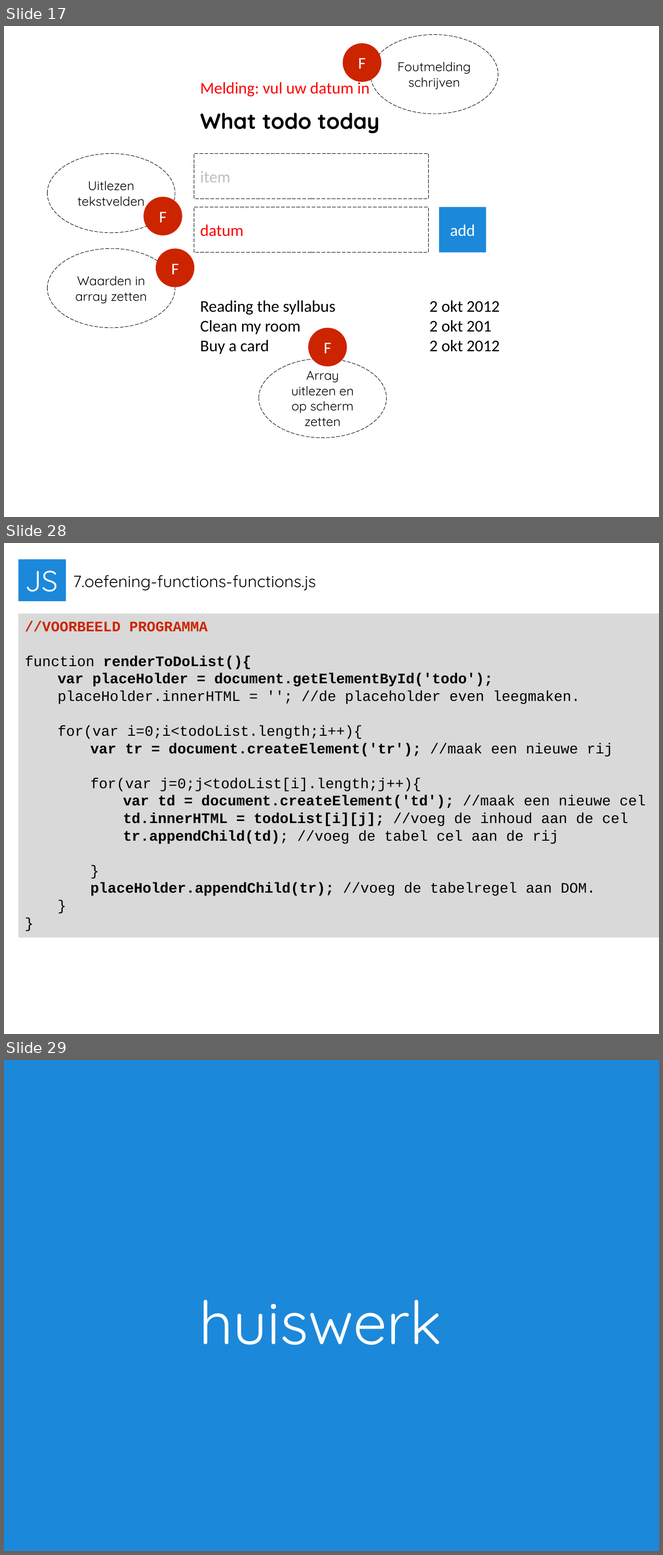
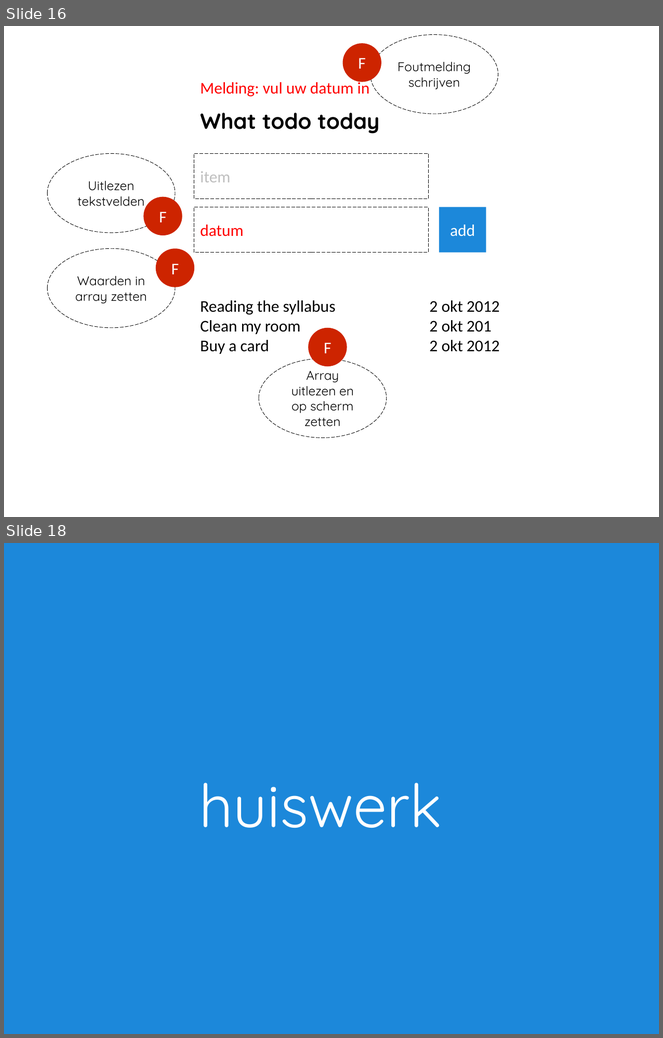
Before and after one commit to Boydbueno/imp01-2014, a slide deck: week7/2014-7-functions-boyd.pptx. Shown one above the other, each under a label of ours: slides 17, 28 and 29 before the commit, slides 16 and 18 after it; the slides between them are not shown. The pictures are 663x1555 and 663x1038 pixels, drawn with LibreOffice and Linux fonts; fonts in the diff are those of the drawing. Boxes give left, top, right and bottom in pixels: in the first picture for what was removed or moved away, otherwise in the second. Text is boxed around its words. In the diff, an @@ line names an element or a change of style, - is before the commit and + after.

```diff
--- a/week7/2014-7-functions-boyd.pptx
+++ b/week7/2014-7-functions-boyd.pptx
@@ slide 28 removed at (4,543,659,1034), background #FFFFFF @@
@@ rectangle removed at (19,560,66,601) @@
-JS
@@ text removed at (73,575,316,591) @@
-7.oefening-functions-functions.js
@@ rectangle removed at (19,614,659,938) @@
-//VOORBEELD PROGRAMMA
-function renderToDoList(){
-var placeHolder = document.getElementById('todo');
-placeHolder.innerHTML = ''; //de placeholder even leegmaken.
-for(var i=0;i<todoList.length;i++){
-var tr = document.createElement('tr'); //maak een nieuwe rij
-for(var j=0;j<todoList[i].length;j++){
-var td = document.createElement('td'); //maak een nieuwe cel
-td.innerHTML = todoList[i][j]; //voeg de inhoud aan de cel
-tr.appendChild(td); //voeg de tabel cel aan de rij
-}
-placeHolder.appendChild(tr); //voeg de tabelregel aan DOM.
-}
-}
@@ what was slide 17 is now slide 16 @@
@@ what was slide 29 is now slide 18 @@
```
Also in this commit, not shown: 1 slide changed, 10 other slides removed.
